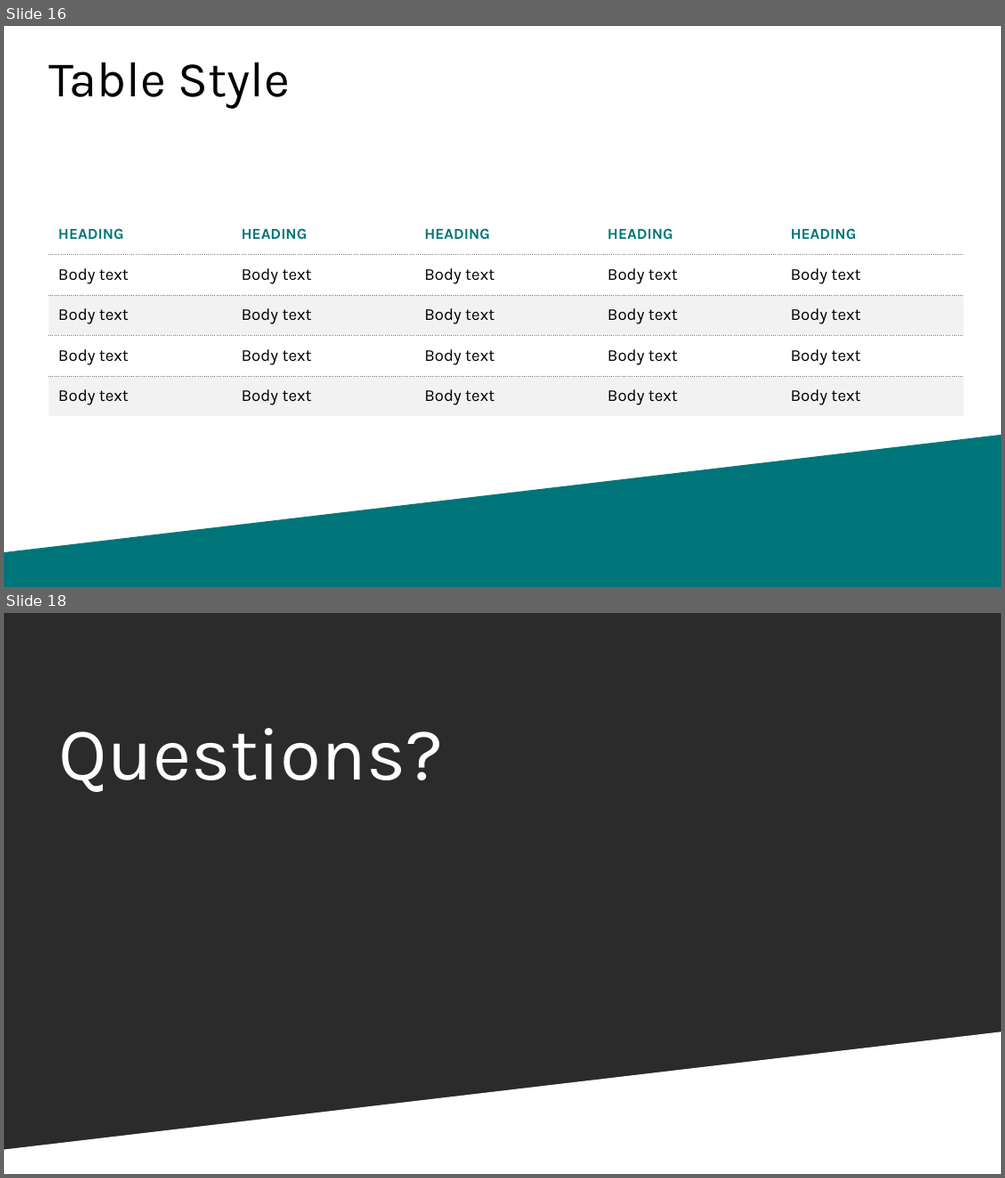
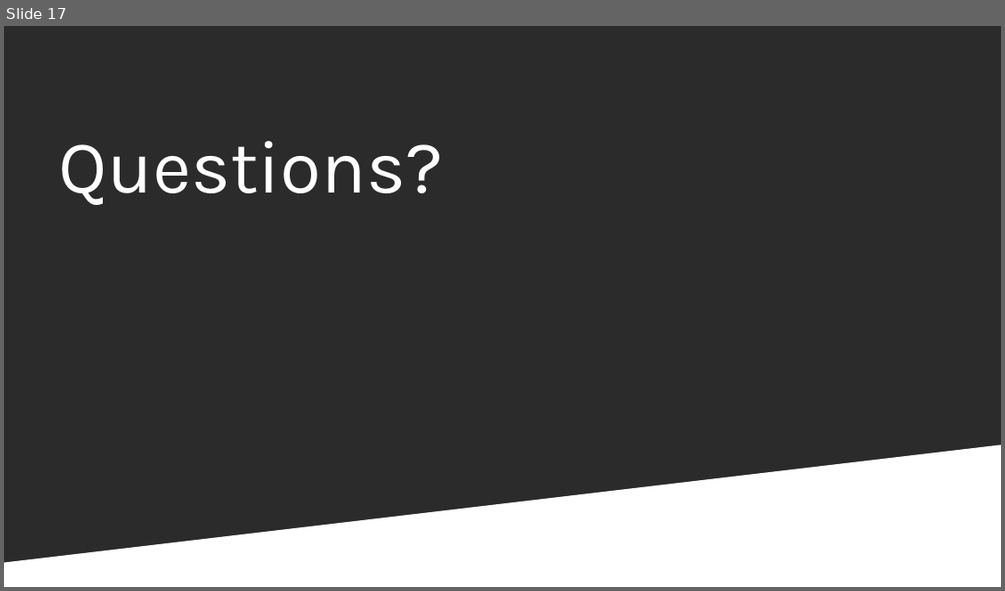
Before and after one commit to sidneyocirqueira/azure-synapse-analytics, a slide deck: PPTs/PASS_Marathon_Portuguese_AzureSynapseAnalytics.pptx. Shown one above the other, each under a label of ours: slides 16 and 18 before the commit, slide 17 after it; the slides between them are not shown. The pictures are 1005x1178 and 1005x591 pixels, drawn with LibreOffice and Linux fonts; fonts in the diff are those of the drawing; background and template pictures are left out; a plain dark background stands for a picture behind light text. Boxes give left, top, right and bottom in pixels: in the first picture for what was removed or moved away, otherwise in the second. Text is boxed around its words. In the diff, an @@ line names an element or a change of style, - is before the commit and + after.

```diff
--- a/PPTs/PASS_Marathon_Portuguese_AzureSynapseAnalytics.pptx
+++ b/PPTs/PASS_Marathon_Portuguese_AzureSynapseAnalytics.pptx
@@ slide 16 removed at bbox=[4, 26, 1001, 587], background #FFFFFF @@
@@ title removed at bbox=[49, 62, 289, 109] @@
-Table Style
@@ table removed at bbox=[48, 214, 965, 416], 5 rows, 5 columns @@
-HEADING | HEADING | HEADING | HEADING | HEADING
-Body text | Body text | Body text | Body text | Body text
-Body text | Body text | Body text | Body text | Body text
-Body text | Body text | Body text | Body text | Body text
-Body text | Body text | Body text | Body text | Body text
@@ freeform shape removed at bbox=[4, 435, 1001, 587] @@
@@ what was slide 18 is now slide 17 @@
```
Also in this commit, not shown: 3 slides changed, 3 slides added, 3 other slides removed.
